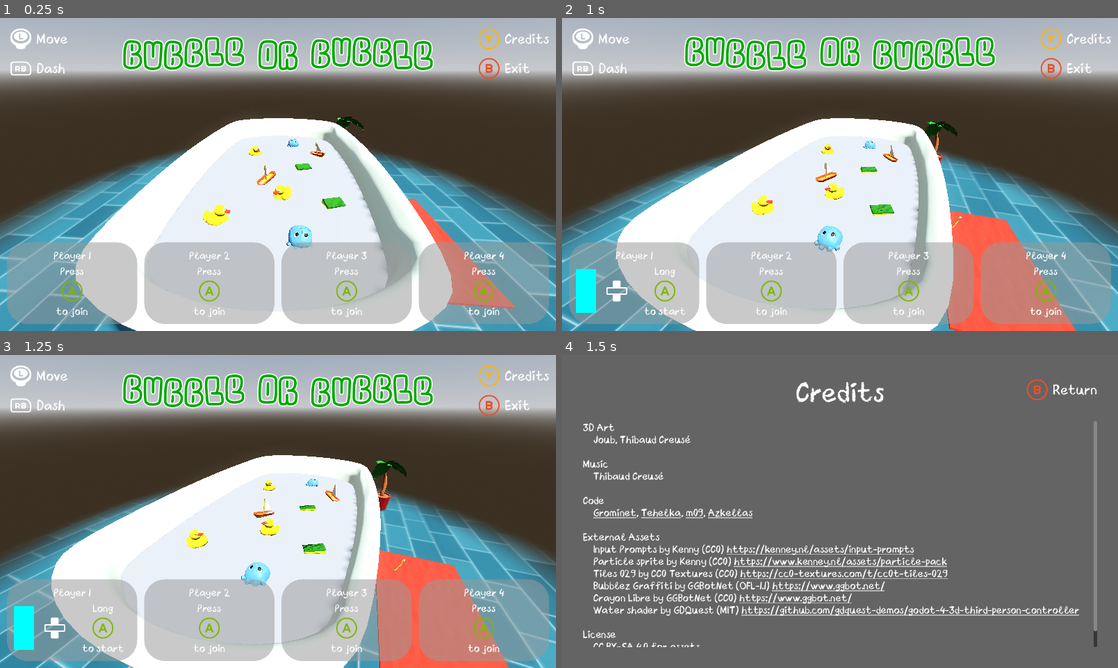
Above: before the commit, frames 1-4 (two rows, left to right).
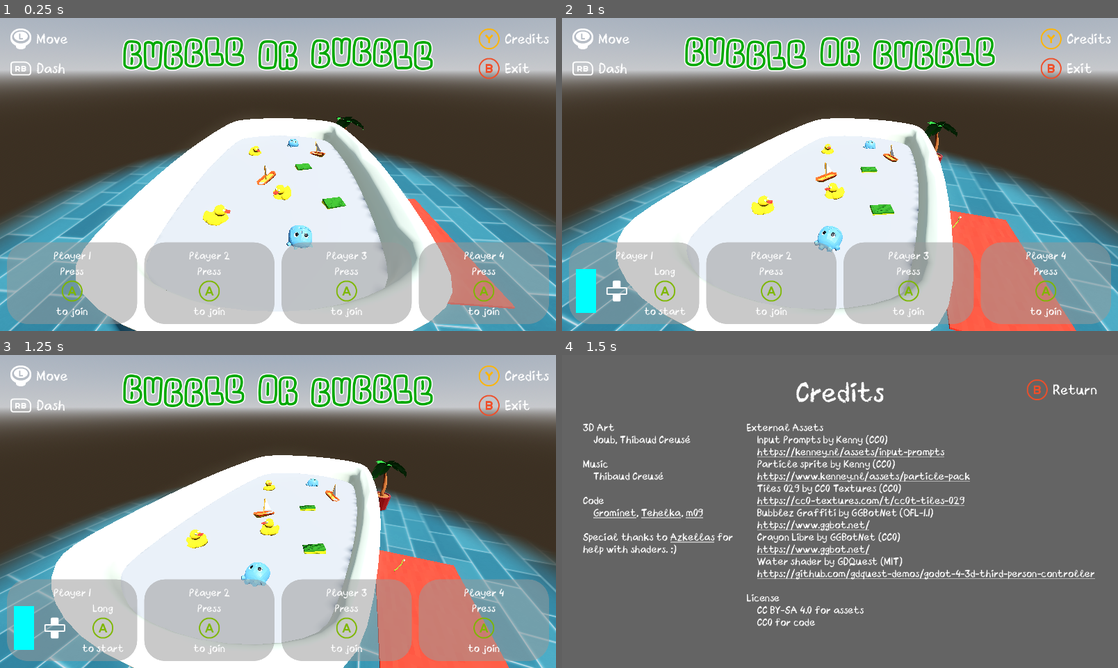
Above: after the commit, the same moments.

Repository: Gr0minet/ggj2025
Game: Godot game, scene res://scenes/game.tscn
The game is run twice, just before and just after one commit, with the same random seed, the same clock (stepped at 60 frames per second) and the same inputs. Sound files missing from this copy of the repository are replaced by a short silence.
Inputs:
- Up to frame 1 (0.25 s): no input
- Up to frame 2 (1 s): hold G (change_match_length_right) from 0.53 s (still down); hold J (join_game) from 0.53 s (still down)
- Up to frame 3 (1.25 s): keep holding G (change_match_length_right); keep holding J (join_game)
- Up to frame 4 (1.5 s): release G (change_match_length_right) at 1.28 s; release J (join_game) at 1.28 s; hold O (change_color_down) from 1.28 s (still down); tap C (show_credits) at 1.35 s

Frames 1-3 are identical in both runs. In frame 4, 9.7% of the frame differs, in the area x 3-97%, y 21-94%.

Commit message:
update credits

Diff:
--- a/godot/menu/credits.tscn
+++ b/godot/menu/credits.tscn
@@ -37,8 +37,13 @@
 bbcode_enabled = true
 text = "[center]Credits[/center]"
 
-[node name="CreditsText" type="RichTextLabel" parent="MarginContainer/VBoxContainer"]
+[node name="HBoxContainer" type="HBoxContainer" parent="MarginContainer/VBoxContainer"]
 layout_mode = 2
+size_flags_vertical = 3
+
+[node name="CreditsText" type="RichTextLabel" parent="MarginContainer/VBoxContainer/HBoxContainer"]
+layout_mode = 2
+size_flags_horizontal = 3
 size_flags_vertical = 3
 theme_override_font_sizes/bold_italics_font_size = 24
 theme_override_font_sizes/normal_font_size = 24
@@ -51,15 +56,33 @@
     Thibaud Creusé
 
 [b]Code[/b]
-    [url=https://github.com/Gr0minet]Grominet[/url], [url=https://github.com/tehelka-gamedev]Tehelka[/url], [url=https://github.com/m09]m09[/url], [url=https://github.com/Azkellas]Azkellas[/url]
+    [url=https://github.com/Gr0minet]Grominet[/url], [url=https://github.com/tehelka-gamedev]Tehelka[/url], [url=https://github.com/m09]m09[/url]
 
-[b]External Assets[/b]
-    Input Prompts by Kenny (CC0) [url]https://kenney.nl/assets/input-prompts[/url]
-    Particle sprite by Kenny (CC0) [url]https://www.kenney.nl/assets/particle-pack[/url]
-    Tiles 029 by CC0 Textures (CC0) [url]https://cc0-textures.com/t/cc0t-tiles-029[/url]
-    Bubblez Graffiti by GGBotNet (OFL-1.1) [url]https://www.ggbot.net/[/url]
-    Crayon Libre by GGBotNet (CC0) [url]https://www.ggbot.net/[/url]
-    Water shader by GDQuest (MIT) [url]https://github.com/gdquest-demos/godot-4-3d-third-person-controller[/url]
+Special thanks to [url=https://github.com/Azkellas]Azkellas[/url] for help with shaders. :)"
+script = ExtResource("1_qo0p8")
+
+[node name="CreditsText2" type="RichTextLabel" parent="MarginContainer/VBoxContainer/HBoxContainer"]
+layout_mode = 2
+size_flags_horizontal = 3
+size_flags_vertical = 3
+size_flags_stretch_ratio = 2.16
+theme_override_font_sizes/bold_italics_font_size = 24
+theme_override_font_sizes/normal_font_size = 24
+theme_override_font_sizes/bold_font_size = 24
+bbcode_enabled = true
+text = "[b]External Assets[/b]
+    Input Prompts by Kenny (CC0)
+    [url]https://kenney.nl/assets/input-prompts[/url]
+    Particle sprite by Kenny (CC0)
+    [url]https://www.kenney.nl/assets/particle-pack[/url]
+    Tiles 029 by CC0 Textures (CC0)
+    [url]https://cc0-textures.com/t/cc0t-tiles-029[/url]
+    Bubblez Graffiti by GGBotNet (OFL-1.1)
+    [url]https://www.ggbot.net/[/url]
+    Crayon Libre by GGBotNet (CC0)
+    [url]https://www.ggbot.net/[/url]
+    Water shader by GDQuest (MIT)
+    [url]https://github.com/gdquest-demos/godot-4-3d-third-person-controller[/url]
 
 [b]License[/b]
     CC BY-SA 4.0 for assets
Not shown, changed: godot/export_presets.cfg
